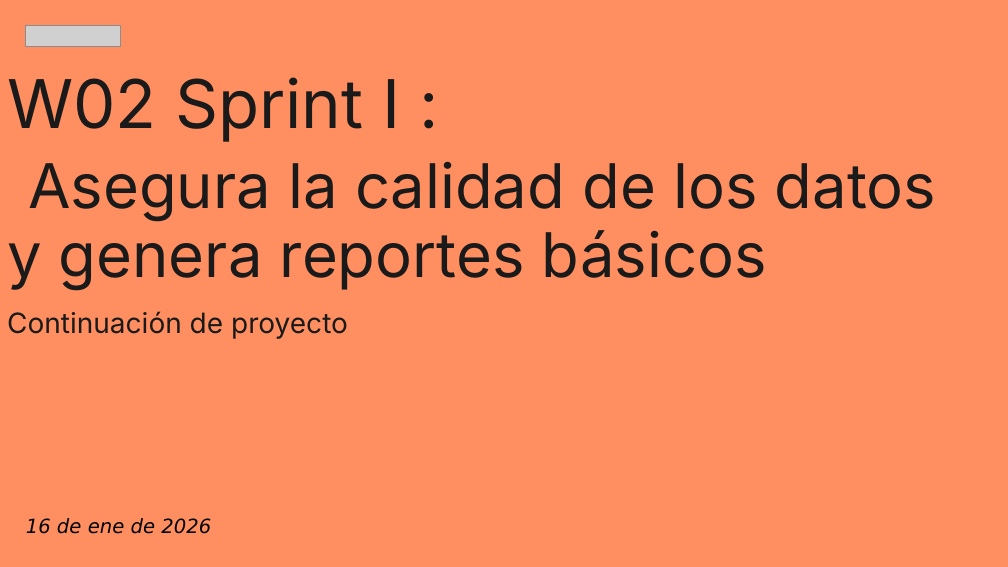
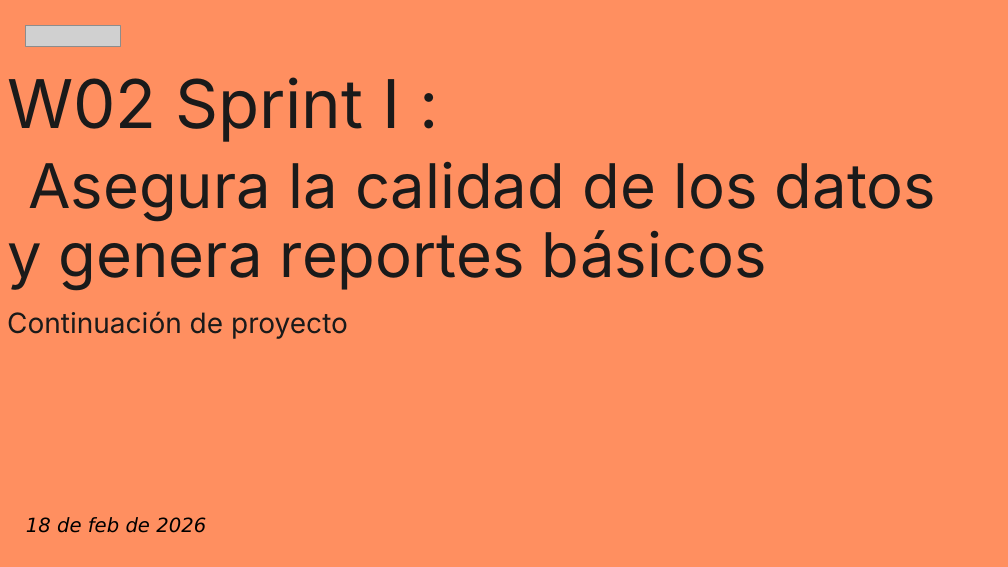
Before and after one commit to zyntonyson/bootcamp_ds_da, a slide deck: slide 1 of 01-da-v8-calidad-datos/04-da-s1-calidad-datos.pptx. Drawn at 1008x567 pixels with LibreOffice and Linux fonts; fonts in the diff are those of the drawing; grey boxes stand for pictures. Boxes give left, top, right and bottom in pixels: in the first picture for what was removed or moved away, otherwise in the second. Text is boxed around its words. In the diff, an @@ line names an element or a change of style, - is before the commit and + after.

```diff
--- a/01-da-v8-calidad-datos/04-da-s1-calidad-datos.pptx
+++ b/01-da-v8-calidad-datos/04-da-s1-calidad-datos.pptx
@@ text at (26,517,206,533): text changed @@
-16 de ene de 2026
+18 de feb de 2026
```
Also in this commit, not shown: 1 other slide changed, 1 slide removed, 17 other files.
